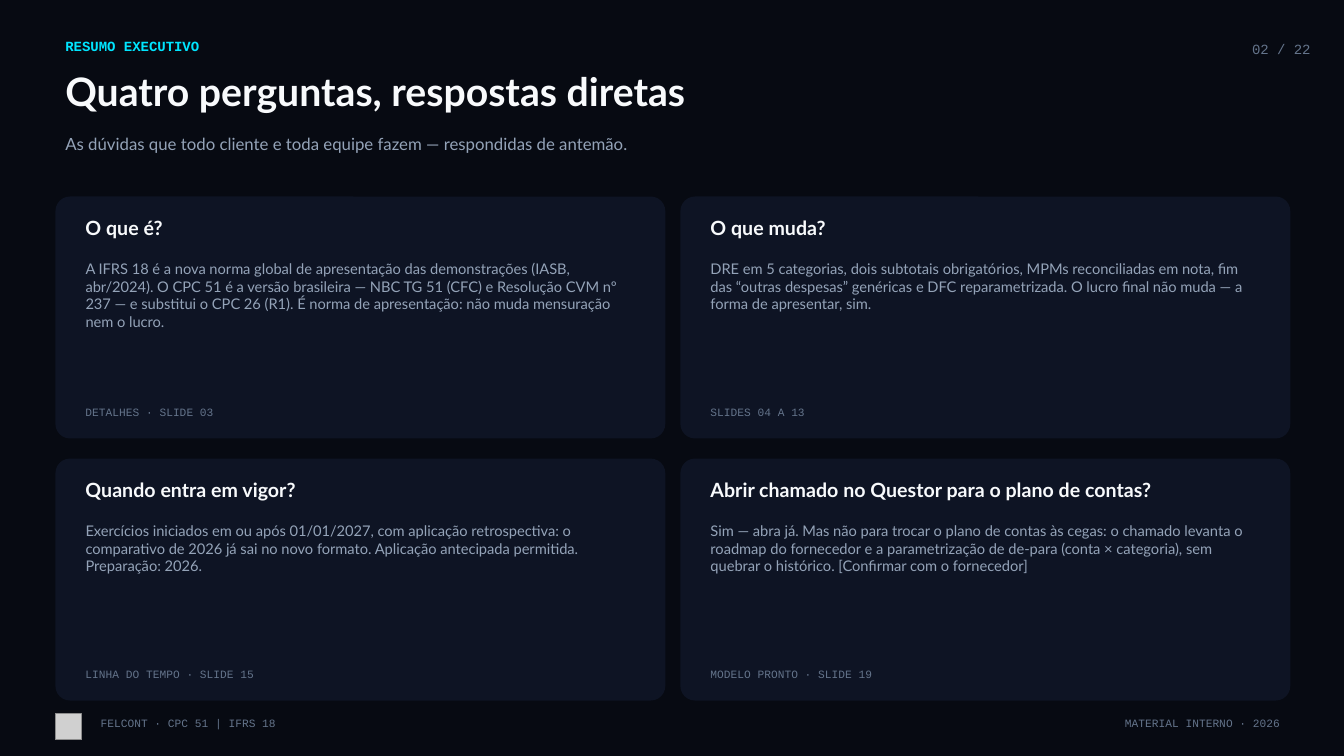
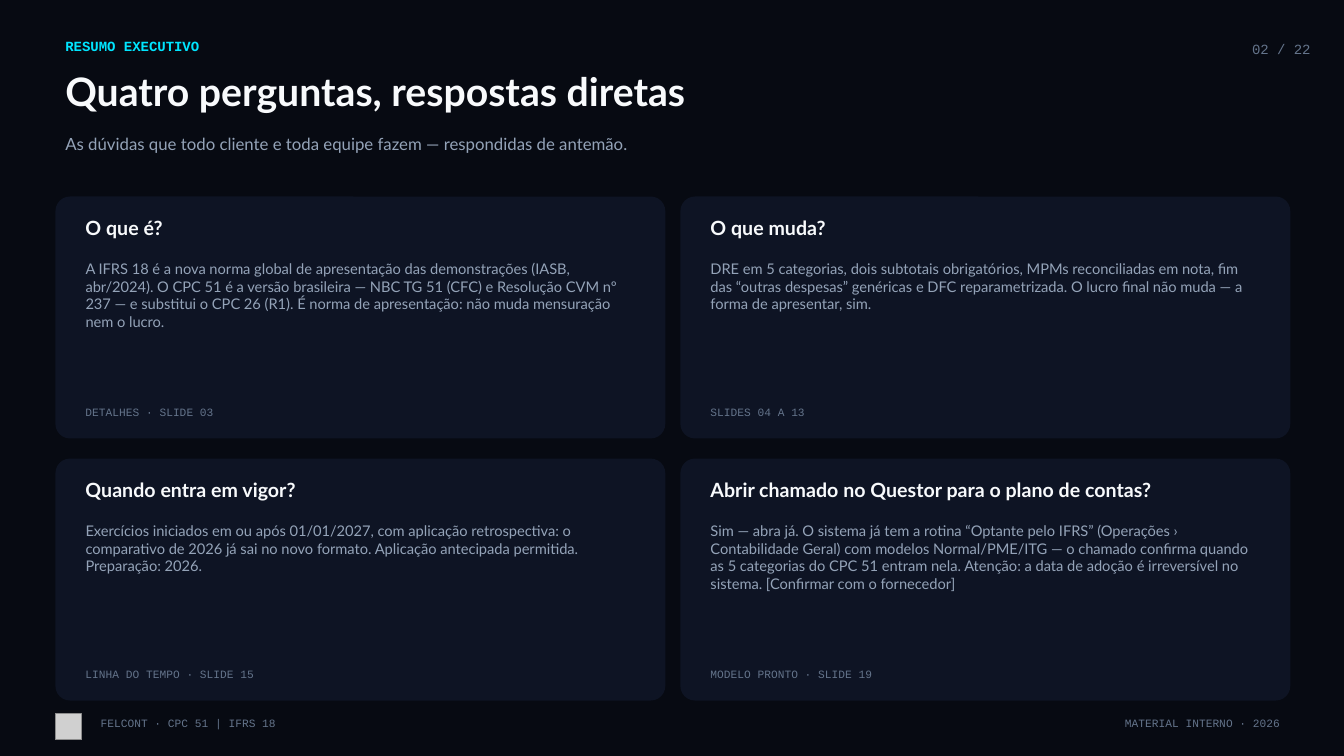
Before and after one commit to jacksoncontabil2024-alt/jackson2025515151, a slide deck: slide 2 of frontend/public/downloads/CPC51-IFRS18-Felcont.pptx. Drawn at 1344x756 pixels with LibreOffice and Linux fonts; fonts in the diff are those of the drawing; grey boxes stand for pictures. Boxes give left, top, right and bottom in pixels: in the first picture for what was removed or moved away, otherwise in the second. Text is boxed around its words. In the diff, an @@ line names an element or a change of style, - is before the commit and + after.

```diff
--- a/frontend/public/downloads/CPC51-IFRS18-Felcont.pptx
+++ b/frontend/public/downloads/CPC51-IFRS18-Felcont.pptx
@@ text at (710, 525, 1248, 591): text changed @@
-Sim — abra já. Mas não para trocar o plano de contas às cegas: o chamado levanta o roadmap do fornecedor e a parametrização de de-para (conta × categoria), sem quebrar o histórico. [Confirmar com o fornecedor]
+Sim — abra já. O sistema já tem a rotina “Optante pelo IFRS” (Operações › Contabilidade Geral) com modelos Normal/PME/ITG — o chamado confirma quando as 5 categorias do CPC 51 entram nela. Atenção: a data de adoção é irreversível no sistema. [Confirmar com o fornecedor]
```
Also in this commit, not shown: 6 other files.
